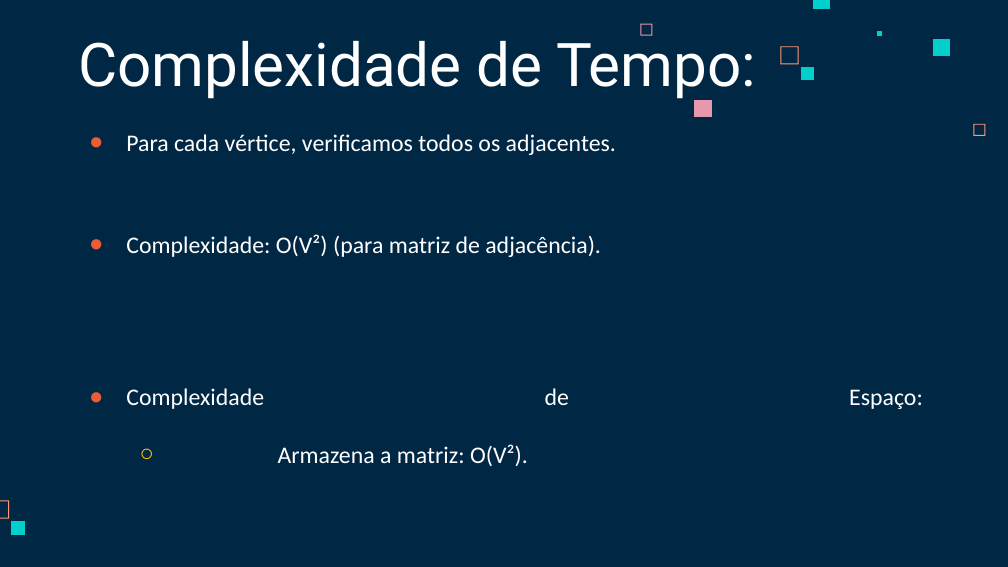
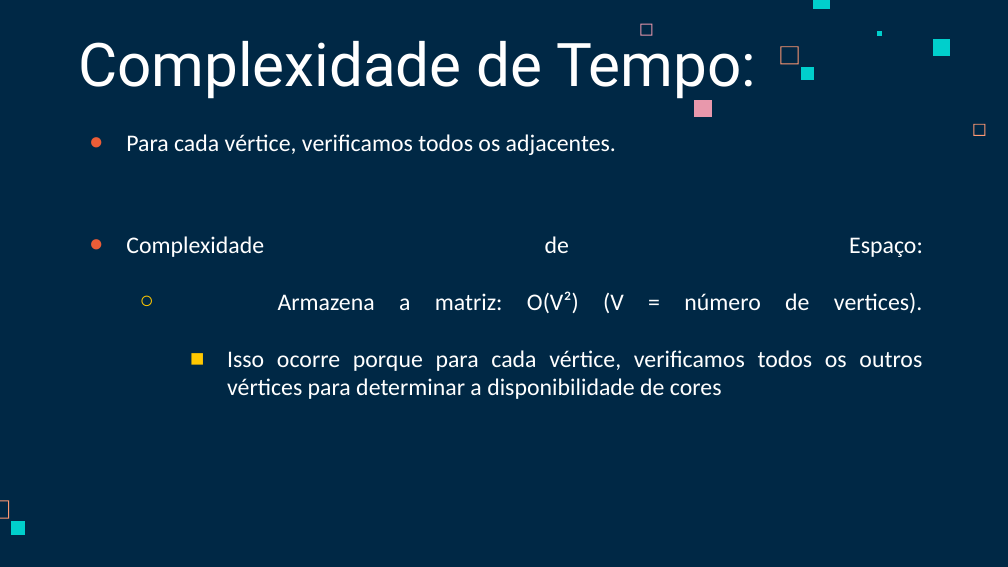
Before and after one commit to brenocbmnz/colora-ografos, a slide deck: slide 8 of Coloração de Grafos.pptx (slide 7 before the commit). Drawn at 1008x567 pixels with LibreOffice and Linux fonts; fonts in the diff are those of the drawing. Boxes give left, top, right and bottom in pixels: in the first picture for what was removed or moved away, otherwise in the second. Text is boxed around its words. In the diff, an @@ line names an element or a change of style, - is before the commit and + after.

```diff
--- a/Coloração de Grafos.pptx
+++ b/Coloração de Grafos.pptx
@@ text at [126, 234, 601, 257]: paragraph removed @@
-● Complexidade: O(V²) (para matriz de adjacência).
@@ text at [227, 291, 923, 399]: text changed @@
-  ○ Armazena a matriz: O(V²).
+  ○ Armazena a matriz: O(V²) (V = número de vertices).
+    ■ Isso ocorre porque para cada vértice, verificamos todos os outros vértices para determinar a disponibilidade de cores
```
Also in this commit, not shown: 4 other slides changed, 2 slides added, 1 slide removed.
